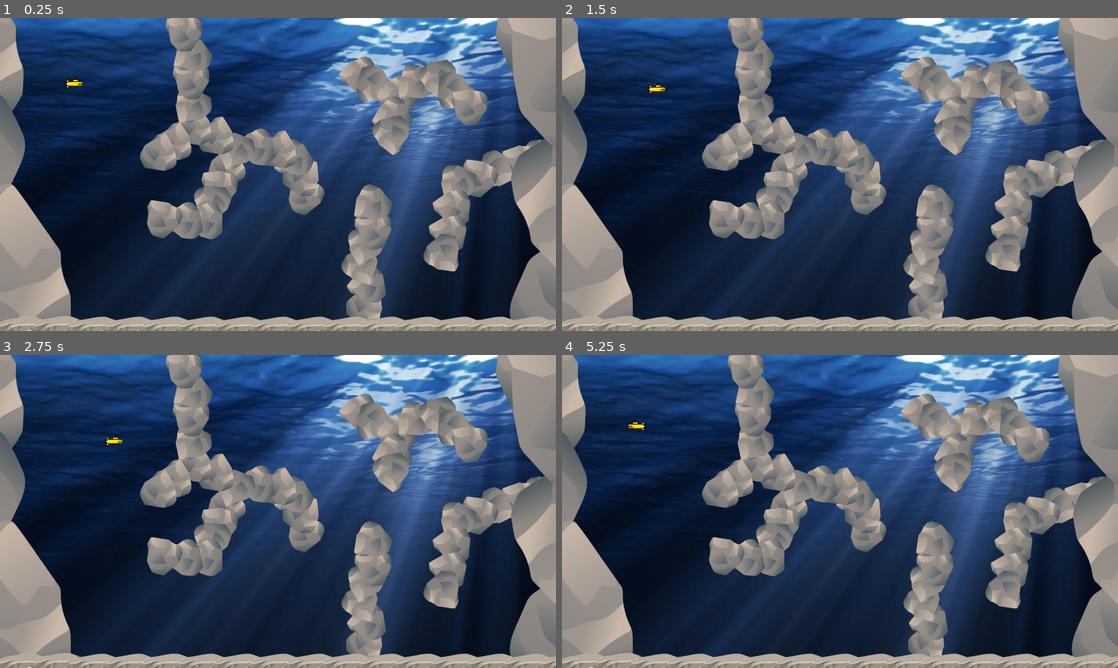
Above: before the commit, frames 1-4 (two rows, left to right).
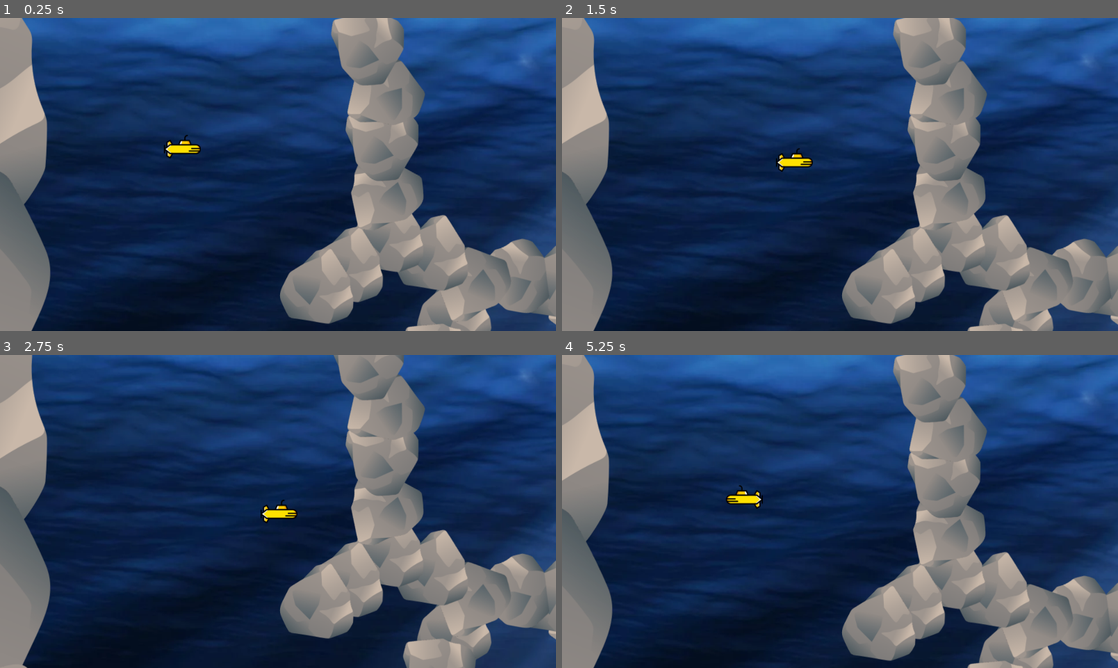
Above: after the commit, the same moments.

Repository: PudinDeveloper/Sea-Sweepers
Game: Godot game, scene res://Levels/Level-001/Level-001.tscn
The game is run twice, just before and just after one commit, with the same random seed, the same clock (stepped at 60 frames per second) and the same inputs.
Inputs:
- Up to frame 1 (0.25 s): no input
- Up to frame 2 (1.5 s): tap Enter at 0.5 s; hold Right (ui_right) 0.53-1.28 s; hold Down (ui_down) from 1.28 s (still down)
- Up to frame 3 (2.75 s): release Down (ui_down) at 2.03 s; hold Right (ui_right) from 2.03 s (still down)
- Up to frame 4 (5.25 s): release Right (ui_right) at 2.78 s; hold Up (ui_up) 2.78-3.53 s; hold Left (ui_left) 3.53-5.03 s; hold Down (ui_down) from 5.03 s (still down)

The runs differ from the first frame. In frame 1, 65% of the frame differs, in the area x 0-100%, y 0-100%; in frame 2, 65%; in frame 3, 68%; in frame 4, 66%.

Commit message:
Camera now follows submarine

Diff:
--- a/Components/map-limit.tscn
+++ b/Components/map-limit.tscn
@@ -1,33 +1,33 @@
 [gd_scene load_steps=3 format=2]
 
 [sub_resource type="RectangleShape2D" id=1]
-extents = Vector2( 20, 540 )
+extents = Vector2( 5, 540 )
 
 [sub_resource type="RectangleShape2D" id=2]
-extents = Vector2( 960, 20 )
+extents = Vector2( 960, 5 )
 
 [node name="Map-Limit" type="Node2D"]
 
 [node name="Wall-Right" type="StaticBody2D" parent="."]
 
 [node name="Collision-Wall" type="CollisionShape2D" parent="Wall-Right"]
-position = Vector2( 1900, 540 )
+position = Vector2( 1915, 540 )
 shape = SubResource( 1 )
 
 [node name="Wall-Left" type="StaticBody2D" parent="."]
 
 [node name="Collision-Wall" type="CollisionShape2D" parent="Wall-Left"]
-position = Vector2( 20, 540 )
+position = Vector2( 5, 540 )
 shape = SubResource( 1 )
 
 [node name="Wall-Up" type="StaticBody2D" parent="."]
 
 [node name="Collision-Roof" type="CollisionShape2D" parent="Wall-Up"]
-position = Vector2( 960, 20 )
+position = Vector2( 960, 5 )
 shape = SubResource( 2 )
 
 [node name="Wall-Down" type="StaticBody2D" parent="."]
 
 [node name="Collision-Floor" type="CollisionShape2D" parent="Wall-Down"]
-position = Vector2( 960, 1060 )
+position = Vector2( 960, 1075 )
 shape = SubResource( 2 )
--- a/Levels/Level-001/Level-001.tscn
+++ b/Levels/Level-001/Level-001.tscn
@@ -39,11 +39,10 @@
 [node name="Big-rock6" parent="." instance=ExtResource( 2 )]
 position = Vector2( 1971, 148 )
 rotation = -1.20602
-scale = Vector2( 1, 1 )
 
 [node name="Rock-Floor" parent="." instance=ExtResource( 4 )]
 
 [node name="Map-Limits" parent="." instance=ExtResource( 3 )]
 
 [node name="Submarine" parent="." instance=ExtResource( 6 )]
-position = Vector2( 257, 223 )
+position = Vector2( 315, 222 )
--- a/Players/Submarine-default.tscn
+++ b/Players/Submarine-default.tscn
@@ -11,3 +11,14 @@
 
 [node name="Sprite" type="Sprite" parent="."]
 texture = ExtResource( 1 )
+
+[node name="Camera2D" type="Camera2D" parent="."]
+current = true
+zoom = Vector2( 0.5, 0.5 )
+limit_left = 0
+limit_top = 0
+limit_right = 1920
+limit_bottom = 1080
+smoothing_enabled = true
+smoothing_speed = 9.0
+editor_draw_limits = true
--- a/Players/Submarine.gd
+++ b/Players/Submarine.gd
@@ -1,6 +1,6 @@
 extends KinematicBody2D
 
-var speed = 95
+var speed = 115
 
 func _physics_process(delta):
 	var direction = Vector2.ZERO
